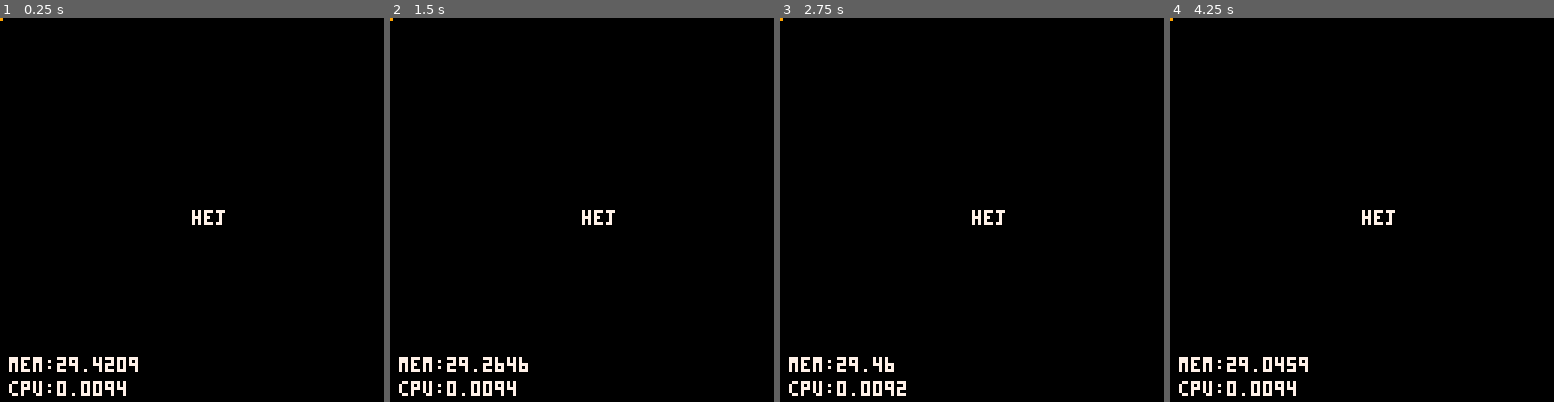
Above: before the commit, frames 1-4 (left to right).
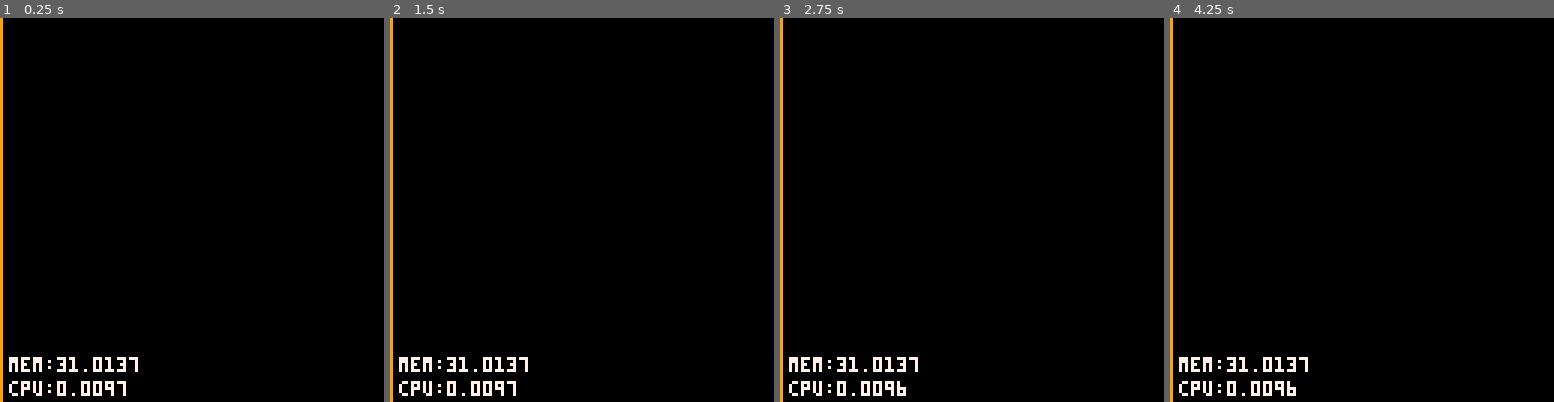
Above: after the commit, the same moments.

Repository: Heisaa/Pico-8
Game: PICO-8 cartridge carts/falling.p8
Same seed, same stepped clock (60 frames per second), same inputs: the game is played once before the commit and once after it.
Inputs:
- Up to frame 1 (0.25 s): no input
- Up to frame 2 (1.5 s): no input
- Up to frame 3 (2.75 s): no input
- Up to frame 4 (4.25 s): no input

The runs differ from the first frame. In frame 1, 1.2% of the frame differs, in the area x 0-59%, y 0-100%; in frame 2, 1.2%; in frame 3, 1.2%; in frame 4, 1.2%.

Commit message:
cave start

Diff:
--- a/carts/falling.p8
+++ b/carts/falling.p8
@@ -17,17 +16,23 @@
 end
 --end of my library
 
---dots={{10,10},{10,50},{50,50},{50,10},{30,5}}
-
+--variables
+dots={}
+timer=0
+cavemax=35 --change this to change cavesize
+cavemin=cavemax-30
 
 function makedots()
  dots={}
- amount=round(rnd(10))+6
- for i=1, amount do
-  add(dots,{a})--sine wave to make the dots into a cicle
+ amount=round(rnd(5))+6
+ for i=0,1-1/amount,1/amount do
+  --add(dots,{rnd(25)+(sin(i)*40+54),rnd(25)+cos(i)*40+54})--sine wave to make the dots into a "cicle"
+  add(dots,{
+      sin(i)*(rnd(cavemax-cavemin)+cavemin)+64,
+      cos(i)*(rnd(cavemax-cavemin)+cavemin)+64
+      })
  end
- print("hej",64,64,7)
- return dots
+ --return dots
 end
 
 function cave(arr)
@@ -41,18 +46,33 @@
  end
 end
 
+function growcave()
+ for i=1,#dots do
+  dots[i][1]*=sin(maprange(i,1,#dots,0,1-1/amount))*0.1+64
+  dots[i][2]*=cos(maprange(i,1,#dots,0,1-1/amount))*0.1+64
+ end
+end
+
 --game loop
 function _init()
  cls()
+ makedots()
 end
 
 function _update()
-
+ --[[if timer==15 then
+  makedots()
+  timer=0
+  end
+ timer+=1]]
+ growcave()
 end
 
 function _draw()
  cls()
+ cave(dots)
+
+ --debug
  print("mem:"..stat(0),3,113,7)
  print("cpu:"..stat(2),3,121,7)
- cave(makedots())
 end
